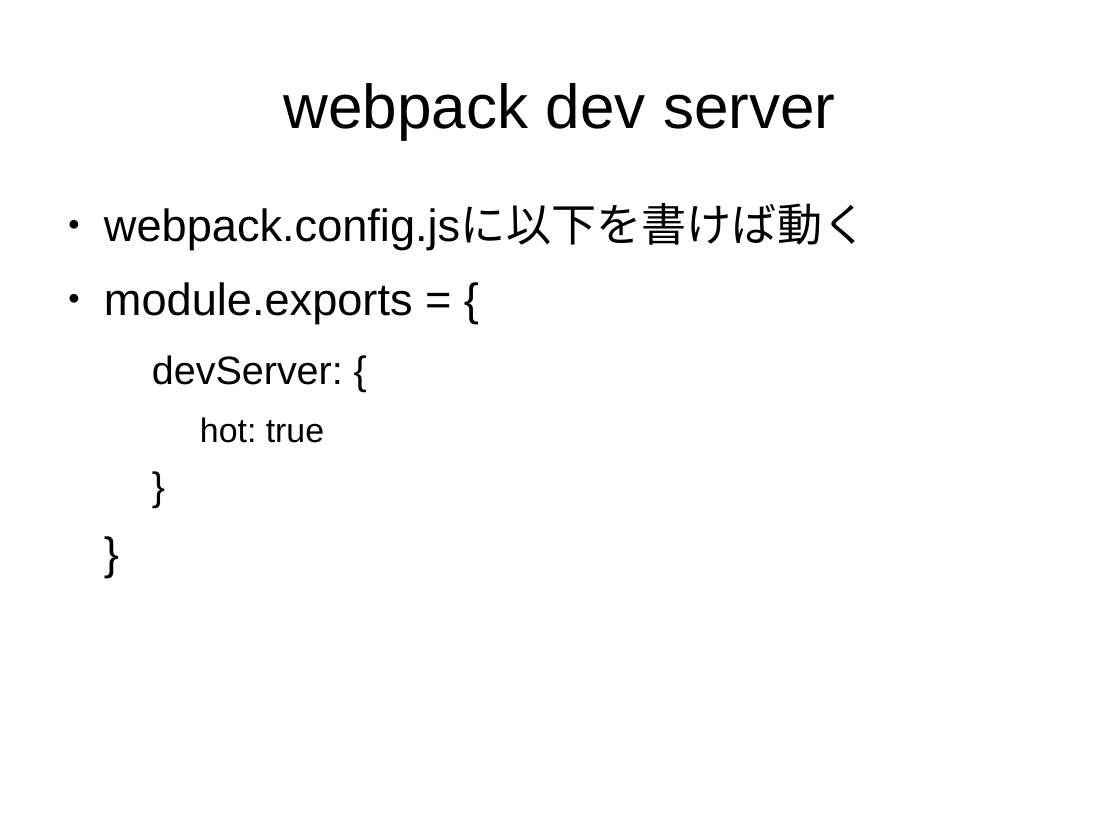
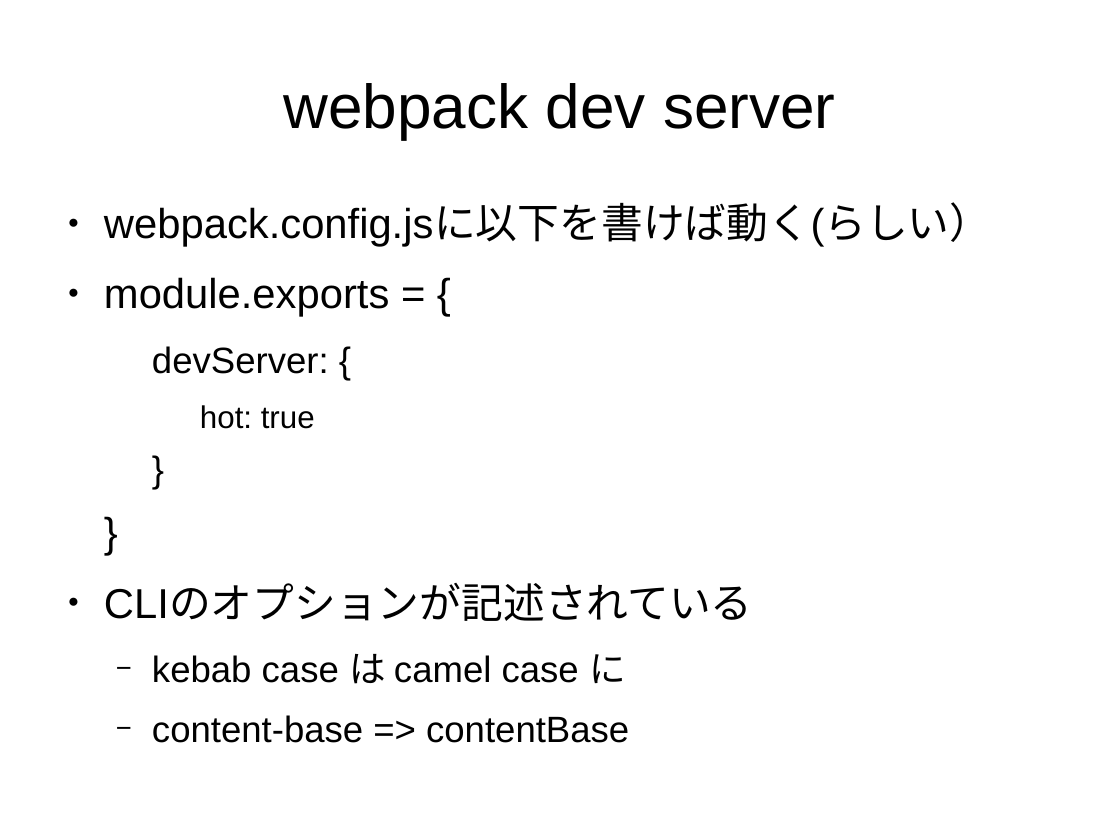
Before and after one commit to sallop/til, a slide deck: slide 10 of webpack入門.odp. Drawn at 1120x840 pixels with LibreOffice and Linux fonts; fonts in the diff are those of the drawing. Boxes give left, top, right and bottom in pixels: in the first picture for what was removed or moved away, otherwise in the second. Text is boxed around its words. In the diff, an @@ line names an element or a change of style, - is before the commit and + after.

```diff
--- a/webpack入門.odp
+++ b/webpack入門.odp
@@ text at box(104, 205, 991, 247): text changed; size 32 to 29.6 pt @@
-● webpack.config.jsに以下を書けば動く
+● webpack.config.jsに以下を書けば動く(らしい）
@@ text at box(104, 277, 389, 429): size 32 to 29.6 pt in "module.exports = {", "}"; size 28 to 25.9 pt in "devServer: {", "}"; size 24 to 22.2 pt in "hot: true" @@
@@ text at box(104, 584, 753, 743): paragraphs added @@
+● CLIのオプションが記述されている
+  − kebab case は camel case に
+  − content-base => contentBase
```
Also in this commit, not shown: 2 other slides changed.
